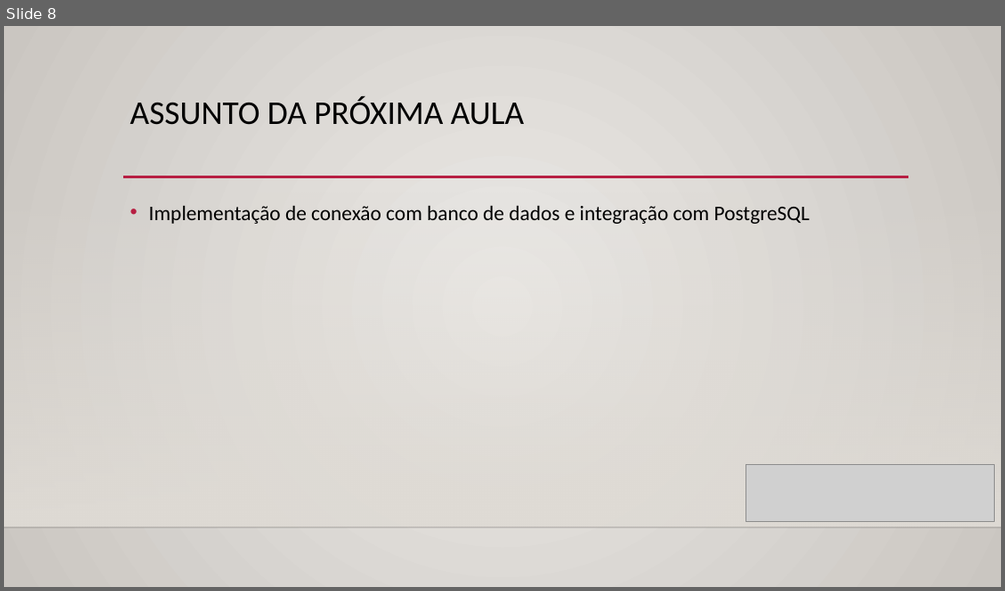
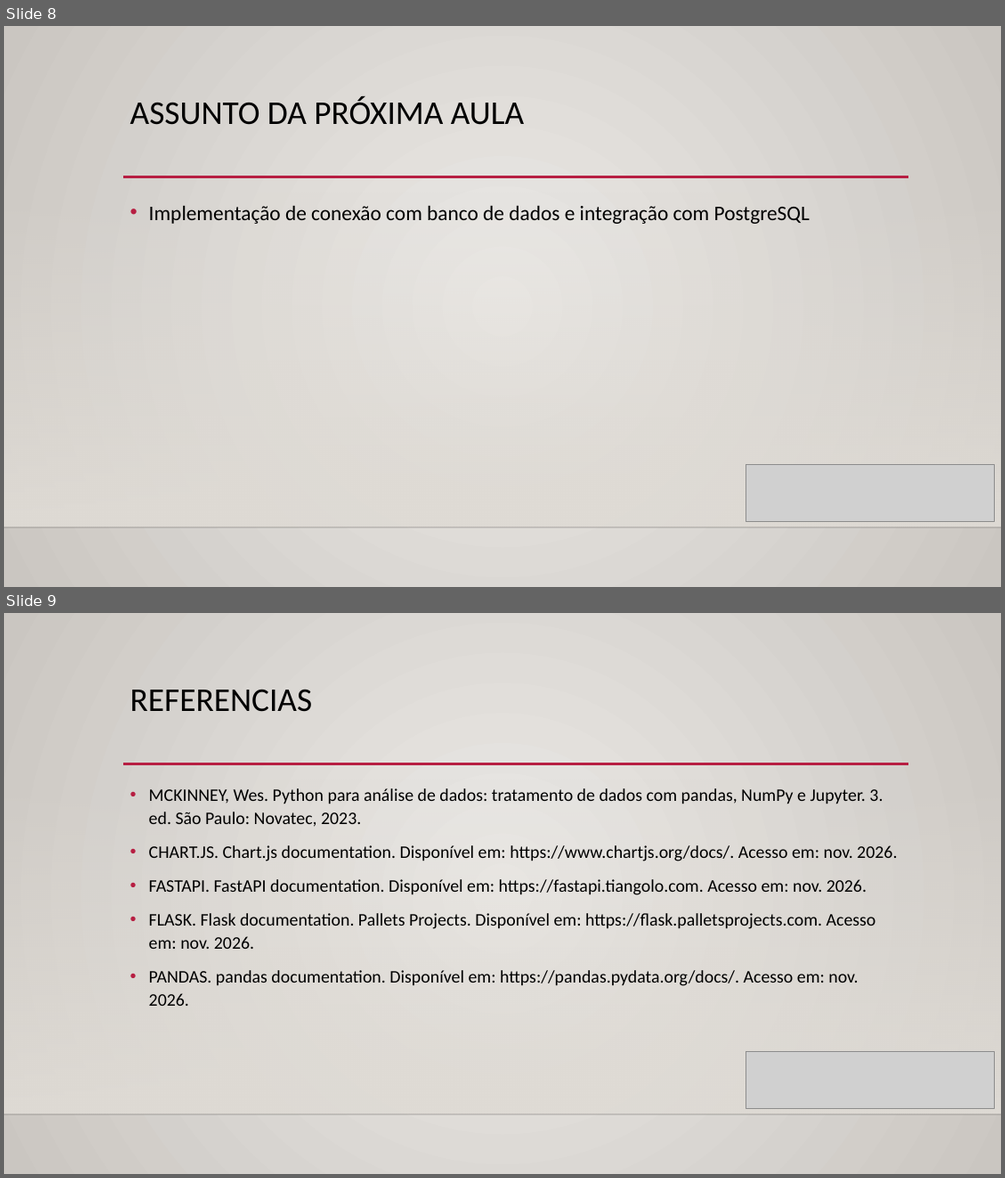
Before and after one commit to savionasc/aula-unicatolica, a slide deck: Slide-aula.pptx. Shown one above the other, each under a label of ours: slide 8 before the commit, slides 8 and 9 after it. The pictures are 1005x591 and 1005x1178 pixels, drawn with LibreOffice and Linux fonts; fonts in the diff are those of the drawing; grey boxes stand for pictures; background and template pictures are left out. Boxes give left, top, right and bottom in pixels: in the first picture for what was removed or moved away, otherwise in the second. Text is boxed around its words. In the diff, an @@ line names an element or a change of style, - is before the commit and + after.

```diff
--- a/Slide-aula.pptx
+++ b/Slide-aula.pptx
@@ slide 9 added at (x1=4, y1=613, x2=1001, y2=1174), background gradient #ECEAE7 to #CAC7C1; not listed: 3 template elements that a slide beside it also shows @@
@@ title added at (x1=130, y1=689, x2=312, y2=712), 32 pt, text #000000 @@
+REFERENCIAS
@@ text added at (x1=149, y1=788, x2=897, y2=1005), 17 pt, text #000000 @@
+• MCKINNEY, Wes. Python para análise de dados: tratamento de dados com pandas, NumPy e Jupyter. 3. ed. São Paulo: Novatec, 2023.
+• CHART.JS. Chart.js documentation. Disponível em: https://www.chartjs.org/docs/. Acesso em: nov. 2026.
+• FASTAPI. FastAPI documentation. Disponível em: https://fastapi.tiangolo.com. Acesso em: nov. 2026.
+• FLASK. Flask documentation. Pallets Projects. Disponível em: https://flask.palletsprojects.com. Acesso em: nov. 2026.
+• PANDAS. pandas documentation. Disponível em: https://pandas.pydata.org/docs/. Acesso em: nov. 2026.
@@ picture added at (x1=746, y1=1051, x2=994, y2=1108) @@
```
Also in this commit, not shown: 1 slide changed, 1 other file.
